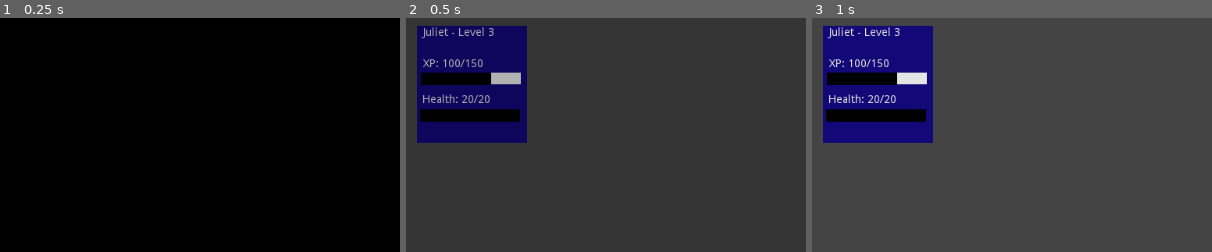
Above: before the commit, frames 1-3 (left to right).
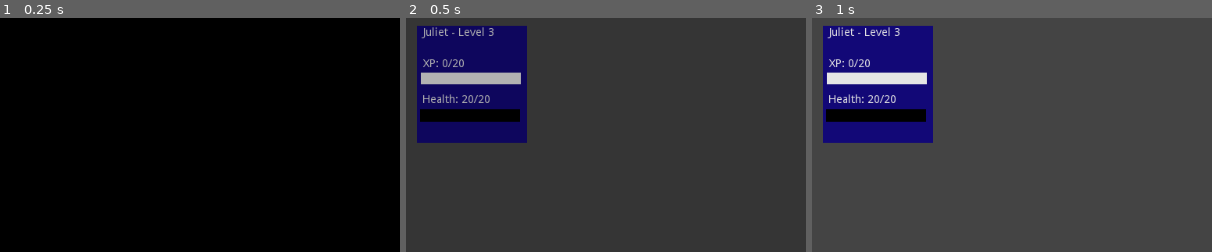
Above: after the commit, the same moments.

Repository: johnfn/ld49
Game: Godot game, scene res://Main.tscn
Two runs of this game, one before a commit and one after it. Both use one fixed random seed, a clock stepped at 60 frames per second and the inputs below.
Inputs:
- Up to frame 1 (0.25 s): no input
- Up to frame 2 (0.5 s): no input
- Up to frame 3 (1 s): hold Right (ui_right) from 0.53 s (still down); tap Z (action) at 0.6 s
The pictures show only the part of the screen within x 0-50%, y 0-50%; the shares and areas given below are measured in that part.

Frame 1 is identical in both runs. In frame 2, 1.2% of the frame differs, in the area x 3-22%, y 17-29%; in frame 3, 1.2%.

Commit message:
xp stuff

Diff:
--- a/Cinematics.tscn
+++ b/Cinematics.tscn
@@ -26,6 +26,7 @@
 visible = false
 margin_right = 1040.0
 margin_bottom = 600.0
+mouse_filter = 2
 color = Color( 0, 0, 0, 1 )
 __meta__ = {
 "_edit_use_anchors_": false
--- a/Globals.gd
+++ b/Globals.gd
@@ -57,6 +57,14 @@
 func gain_xp(amount: int):
   xp += amount
 
+func next_level_xp():
+  for next_xp in level_xp:
+    if next_xp > xp:
+      return next_xp
+
+  # thonk
+  return 9999999999
+
 func end_battle():
   G.camera().current = true
 
--- a/Hud.tscn
+++ b/Hud.tscn
@@ -12,6 +12,5 @@
 pause_mode = 2
 
 [node name="Inventory" parent="." instance=ExtResource( 3 )]
-visible = false
 
 [node name="StatsBox" parent="." instance=ExtResource( 4 )]
--- a/Inventory.gd
+++ b/Inventory.gd
@@ -1,7 +1,4 @@
 extends ColorRect
-
-func _ready():
-  pass
 
 func _on_DoneButton_pressed():
   visible = false
--- a/StatsBox.gd
+++ b/StatsBox.gd
@@ -2,9 +2,18 @@
 
 onready var health_bar_bg = $HealthBarBG
 onready var health_bar_fg = $HealthBarBG
+
+onready var xp_bar_bg = $XPBarBG
+onready var xp_bar_fg = $XPBarFG
+
 onready var health_label = $HealthLabel
+onready var xp_label = $XPLabel
 
 func _process(delta):
   var percentage = G.health / G.max_health
   health_bar_fg.rect_scale.x = percentage
   health_label.text = "Health: %d/%d" % [G.health, G.max_health]
+
+  var xp_percentage = G.xp / G.next_level_xp()
+  xp_bar_fg.rect_scale.x = xp_percentage
+  xp_label.text = "XP: %d/%d" % [G.xp, G.next_level_xp()]
